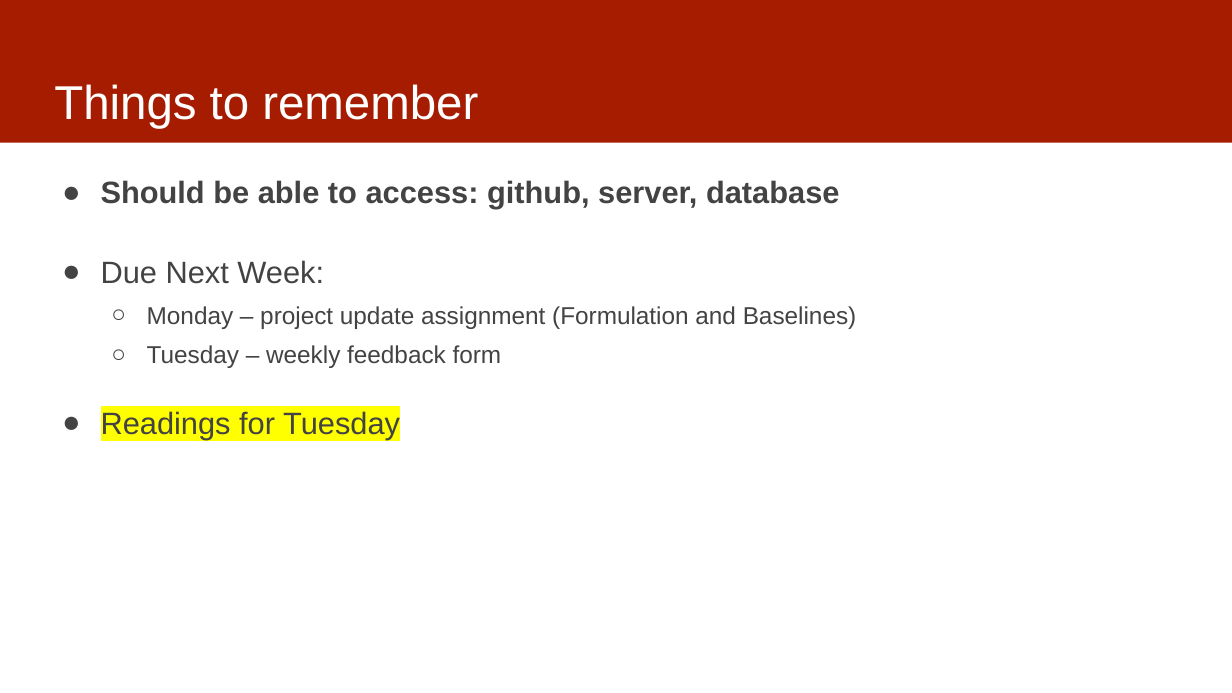
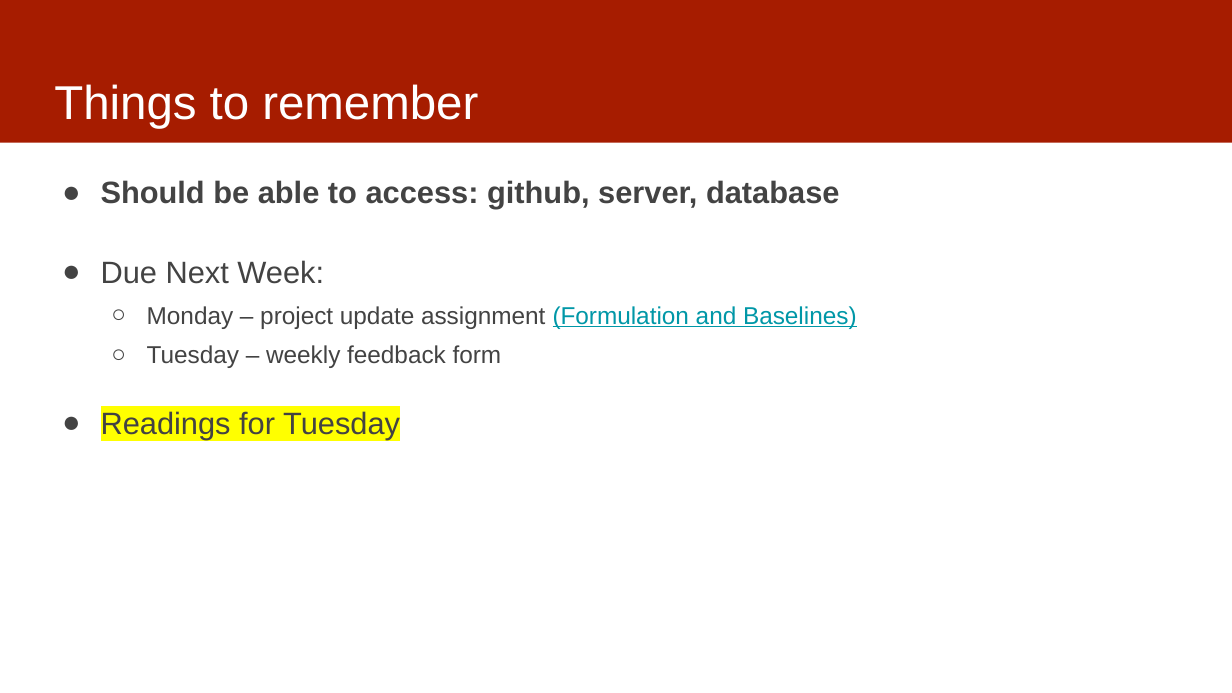
Before and after one commit to dssg/MLinPractice, a slide deck: slide 20 of Lectures/Lecture4-Formulation.pptx. Drawn at 1232x693 pixels with LibreOffice and Linux fonts; fonts in the diff are those of the drawing. Boxes give left, top, right and bottom in pixels: in the first picture for what was removed or moved away, otherwise in the second. Text is boxed around its words. In the diff, an @@ line names an element or a change of style, - is before the commit and + after.

Commit message:
updated formulation

```diff
--- a/Lectures/Lecture4-Formulation.pptx
+++ b/Lectures/Lecture4-Formulation.pptx
@@ text at (147, 306, 857, 329): text colour #434343 to #0097A7, underline on in "(Formulation and Baselines)" @@
```
